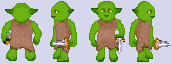
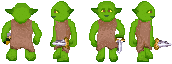
Two versions of the same layered image (172x64). Layer-by-layer changes:
hid "Background" over <box>0,0,172,64</box>
